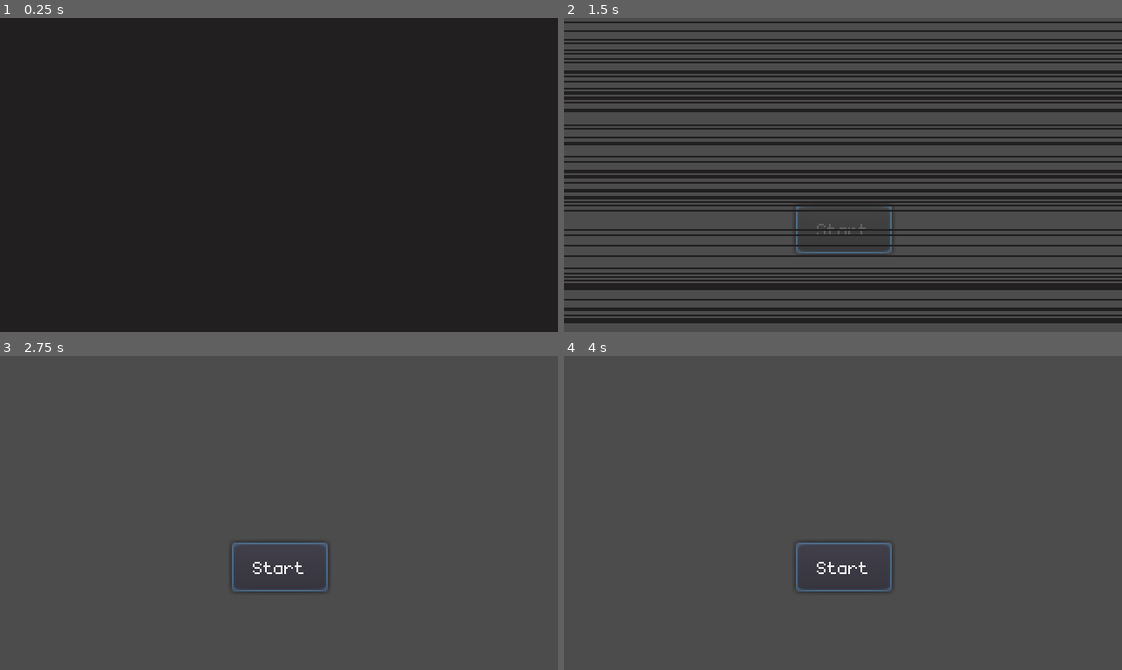
Above: before the commit, frames 1-4 (two rows, left to right).
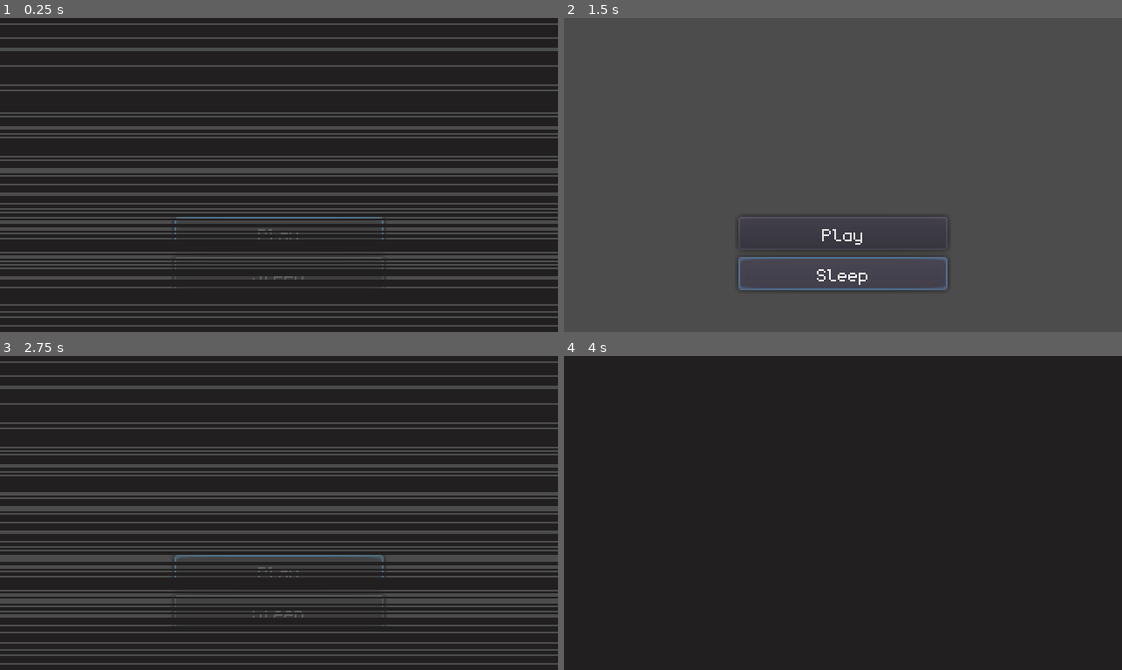
Above: after the commit, the same moments.

Repository: Kapendev/monologos
Game: Godot game, scene res://src/Main.tscn
The game is run twice, just before and just after one commit, with the same random seed, the same clock (stepped at 60 frames per second) and the same inputs.
Inputs (mouse positions are in pixels of both pictures, inside the frame that each line leads up to):
- Up to frame 1 (0.25 s): no input
- Up to frame 2 (1.5 s): click (843, 272) at 1.25 s, where only the run after the commit has a clickable "Sleep"
- Up to frame 3 (2.75 s): click "Start" (after the commit: "Play") at 2 s
- Up to frame 4 (4 s): click (843, 566) at 2.75 s, where only the run before the commit has a clickable "Start"; click (843, 566) at 3.5 s, where only the run before the commit has a clickable "Start"

The runs differ from the first frame. In frame 1, 25% of the frame differs, in the area x 0-100%, y 1-99%; in frame 2, 33%; in frame 3, 72%; in frame 4, 100%, in the area x 0-100%, y 0-100%.

Commit message:
cleaned menu code

Diff:
--- a/project.godot
+++ b/project.godot
@@ -13,6 +13,10 @@
 config/name="Monologos"
 run/main_scene="res://src/Main.tscn"
 config/icon="res://icon.png"
+
+[autoload]
+
+Global="*res://src/Global.gd"
 
 [debug]
 
--- /dev/null
+++ b/src/Global.gd
@@ -0,0 +1,5 @@
+extends Node
+
+func _process(_delta):
+	if Input.is_action_just_pressed("ui_cancel"):
+		get_tree().reload_current_scene()
--- a/src/LineShow.gd
+++ /dev/null
@@ -1,33 +0,0 @@
-extends Control
-
-const lib := preload("res://src/Lib.gd")
-
-export var can_start := false
-var points := []
-
-func _init():
-	var width: int = ProjectSettings.get_setting("display/window/size/width")
-	var height: int = ProjectSettings.get_setting("display/window/size/height")
-	for i in range(height):
-		points.append(Vector2(width, i))
-
-func _process(_delta):
-	if can_start:
-		if len(points) == 0:
-			set_process(false)
-		else:
-			update()
-			points.remove(randi() % len(points))
-			points.remove(randi() % len(points))
-
-func _draw():
-	for point in points:
-		draw_h_line(point.x, point.y)
-
-func draw_h_line(x: int, y: int) -> void:
-	"""Draws a horizontal line from the origin."""
-	draw_line(
-		Vector2(0, y),
-		Vector2(x, y),
-		lib.BLACK
-	)
--- a/src/LineShow.tscn
+++ /dev/null
@@ -1,8 +0,0 @@
-[gd_scene load_steps=2 format=2]
-
-[ext_resource path="res://src/LineShow.gd" type="Script" id=1]
-
-[node name="LineShow" type="Control"]
-anchor_right = 1.0
-anchor_bottom = 1.0
-script = ExtResource( 1 )
--- a/src/Main.tscn
+++ b/src/Main.tscn
@@ -1,6 +1,6 @@
 [gd_scene load_steps=2 format=2]
 
-[ext_resource path="res://src/StartMenu.tscn" type="PackedScene" id=2]
+[ext_resource path="res://src/ui/StartMenu.tscn" type="PackedScene" id=2]
 
 [node name="Main" type="Node"]
 
--- a/src/StartMenu.gd
+++ /dev/null
@@ -1,6 +0,0 @@
-extends Control
-
-onready var start: Button = $Start
-
-func _ready():
-	start.grab_focus()
--- a/src/StartMenu.tscn
+++ /dev/null
@@ -1,57 +0,0 @@
-[gd_scene load_steps=5 format=2]
-
-[ext_resource path="res://src/StartMenu.gd" type="Script" id=1]
-[ext_resource path="res://assets/monogram.tres" type="DynamicFont" id=2]
-[ext_resource path="res://src/LineShow.tscn" type="PackedScene" id=3]
-
-[sub_resource type="Animation" id=2]
-resource_name = "start"
-length = 1.5
-tracks/0/type = "value"
-tracks/0/path = NodePath("LineShow:can_start")
-tracks/0/interp = 1
-tracks/0/loop_wrap = true
-tracks/0/imported = false
-tracks/0/enabled = true
-tracks/0/keys = {
-"times": PoolRealArray( 0, 0.5 ),
-"transitions": PoolRealArray( 1, 1 ),
-"update": 1,
-"values": [ false, true ]
-}
-tracks/1/type = "value"
-tracks/1/path = NodePath("Start:disabled")
-tracks/1/interp = 1
-tracks/1/loop_wrap = true
-tracks/1/imported = false
-tracks/1/enabled = true
-tracks/1/keys = {
-"times": PoolRealArray( 0, 1.5 ),
-"transitions": PoolRealArray( 1, 1 ),
-"update": 1,
-"values": [ true, false ]
-}
-
-[node name="StartMenu" type="Control"]
-anchor_right = 1.0
-anchor_bottom = 1.0
-script = ExtResource( 1 )
-
-[node name="Start" type="Button" parent="."]
-anchor_left = 0.5
-anchor_top = 0.5
-anchor_right = 0.5
-anchor_bottom = 0.5
-margin_left = -27.5
-margin_top = 17.0
-margin_right = 27.5
-margin_bottom = 45.0001
-custom_fonts/font = ExtResource( 2 )
-text = "Start"
-
-[node name="LineShow" parent="." instance=ExtResource( 3 )]
-can_start = true
-
-[node name="AnimationPlayer" type="AnimationPlayer" parent="."]
-autoplay = "start"
-anims/start = SubResource( 2 )
--- /dev/null
+++ b/src/ui/LineScreen.gd
@@ -0,0 +1,80 @@
+extends Control
+
+signal show_ended
+signal hide_ended
+
+enum Mode {
+	IDLE,
+	SHOW,
+	HIDE,
+}
+
+const lib := preload("res://src/Lib.gd")
+
+export var hide_speed := 3
+export var show_speed := 3
+var mode: int = Mode.IDLE
+var points := []
+var removed_points := []
+
+func _ready() -> void:
+	create_points()
+
+func _process(_delta) -> void:
+	match mode:
+		Mode.IDLE:
+			pass
+		Mode.SHOW:
+			update()
+			reconstruct_points(show_speed)
+			if len(removed_points) == 0:
+				go_idle_mode()
+				emit_signal("show_ended")
+		Mode.HIDE:
+			update()
+			remove_points(hide_speed)
+			if len(points) == 0:
+				go_idle_mode()
+				emit_signal("hide_ended")
+
+func _draw() -> void:
+	for point in points:
+		draw_h_line(point)
+
+func draw_h_line(point: Vector2) -> void:
+	"""Draws a horizontal line from the origin."""
+	draw_line(
+		Vector2(0, point.y),
+		point,
+		lib.BLACK
+	)
+
+func create_points() -> void:
+	var size = get_viewport().size
+	for i in range(size.y):
+		points.append(Vector2(size.x, i))
+
+func remove_points(n: int) -> void:
+	for _i in range(n):
+		if len(points) != 0:
+			removed_points.append(points.pop_at(randi() % len(points)))
+
+func reconstruct_points(n: int) -> void:
+	for _i in range(n):
+		if len(removed_points) != 0:
+			points.append(removed_points.pop_back())
+
+func go_idle_mode() -> void:
+	if mode == Mode.HIDE:
+		hide()
+	else:
+		show()
+	mode = Mode.IDLE
+
+func go_show_mode() -> void:
+	show()
+	mode = Mode.SHOW
+
+func go_hide_mode() -> void:
+	show()
+	mode = Mode.HIDE
--- /dev/null
+++ b/src/ui/LineScreen.tscn
@@ -0,0 +1,8 @@
+[gd_scene load_steps=2 format=2]
+
+[ext_resource path="res://src/ui/LineScreen.gd" type="Script" id=1]
+
+[node name="LineScreen" type="Control"]
+anchor_right = 1.0
+anchor_bottom = 1.0
+script = ExtResource( 1 )
--- a/src/Map.gd
+++ b/src/ui/Map.gd
@@ -2,7 +2,6 @@
 extends Node2D
 
 const lib := preload("res://src/Lib.gd")
-
 const CELL_SIZE := Vector2(16, 16)
 const ACTOR_SIZE := 4
 
--- a/src/Map.tscn
+++ b/src/ui/Map.tscn
@@ -1,6 +1,6 @@
 [gd_scene load_steps=2 format=2]
 
-[ext_resource path="res://src/Map.gd" type="Script" id=1]
+[ext_resource path="res://src/ui/Map.gd" type="Script" id=1]
 
 [node name="Map" type="Node2D"]
 script = ExtResource( 1 )
--- /dev/null
+++ b/src/ui/StartMenu.gd
@@ -0,0 +1,28 @@
+extends Control
+
+onready var start: Button = $VBoxContainer/Start
+onready var exit: Button = $VBoxContainer/Exit
+onready var line_screen: Control = $LineScreen
+
+func _ready() -> void:
+	line_screen.connect("hide_ended", self, "on_hide_ended")
+	line_screen.connect("show_ended", self, "on_show_ended")
+	start.connect("button_down", self, "_on_start_button_down")
+	exit.connect("button_down", self, "_on_exit_button_down")
+	start.grab_focus()
+	line_screen.go_hide_mode()
+
+func on_hide_ended() -> void:
+	start.disabled = false
+	exit.disabled = false
+
+func on_show_ended() -> void:
+	pass
+
+func _on_start_button_down() -> void:
+	start.disabled = true
+	exit.disabled = true
+	line_screen.go_show_mode()
+
+func _on_exit_button_down() -> void:
+	pass
--- /dev/null
+++ b/src/ui/StartMenu.tscn
@@ -0,0 +1,36 @@
+[gd_scene load_steps=4 format=2]
+
+[ext_resource path="res://src/ui/StartMenu.gd" type="Script" id=1]
+[ext_resource path="res://assets/monogram.tres" type="DynamicFont" id=2]
+[ext_resource path="res://src/ui/LineScreen.tscn" type="PackedScene" id=3]
+
+[node name="StartMenu" type="Control"]
+anchor_right = 1.0
+anchor_bottom = 1.0
+script = ExtResource( 1 )
+
+[node name="VBoxContainer" type="VBoxContainer" parent="."]
+anchor_right = 1.0
+anchor_bottom = 1.0
+margin_left = 100.0
+margin_top = 90.0
+margin_right = -100.0
+alignment = 1
+
+[node name="Start" type="Button" parent="VBoxContainer"]
+margin_top = 24.0
+margin_right = 120.0
+margin_bottom = 43.0
+custom_fonts/font = ExtResource( 2 )
+disabled = true
+text = "Play"
+
+[node name="Exit" type="Button" parent="VBoxContainer"]
+margin_top = 47.0
+margin_right = 120.0
+margin_bottom = 66.0
+custom_fonts/font = ExtResource( 2 )
+disabled = true
+text = "Sleep"
+
+[node name="LineScreen" parent="." instance=ExtResource( 3 )]
